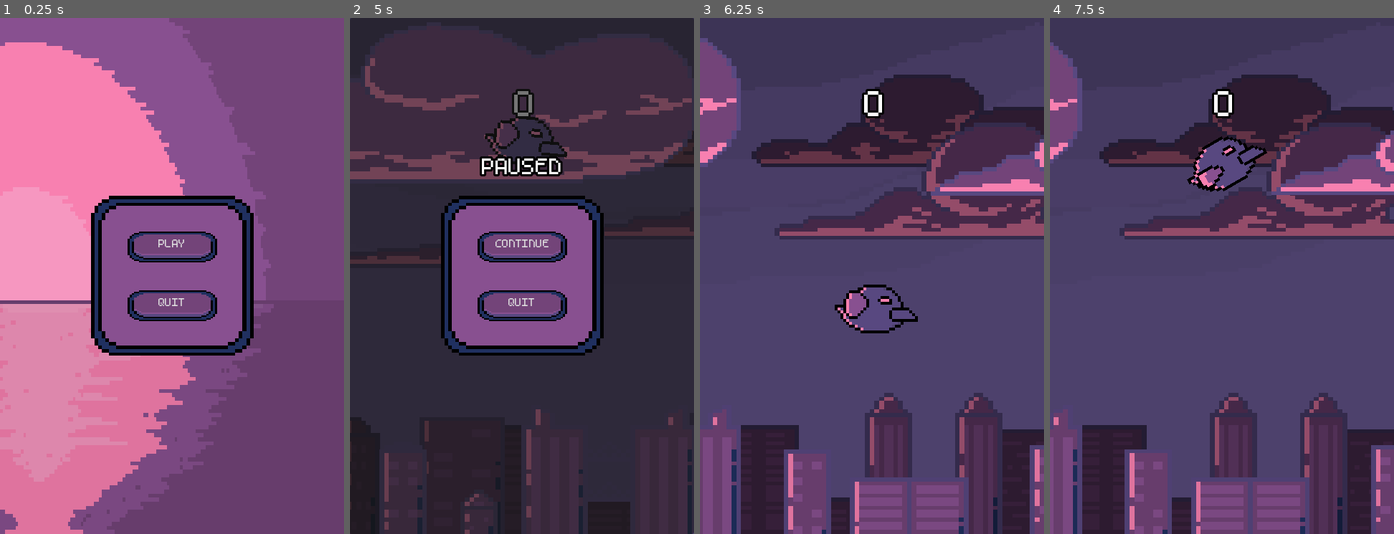
Above: before the commit, frames 1-4 (left to right).
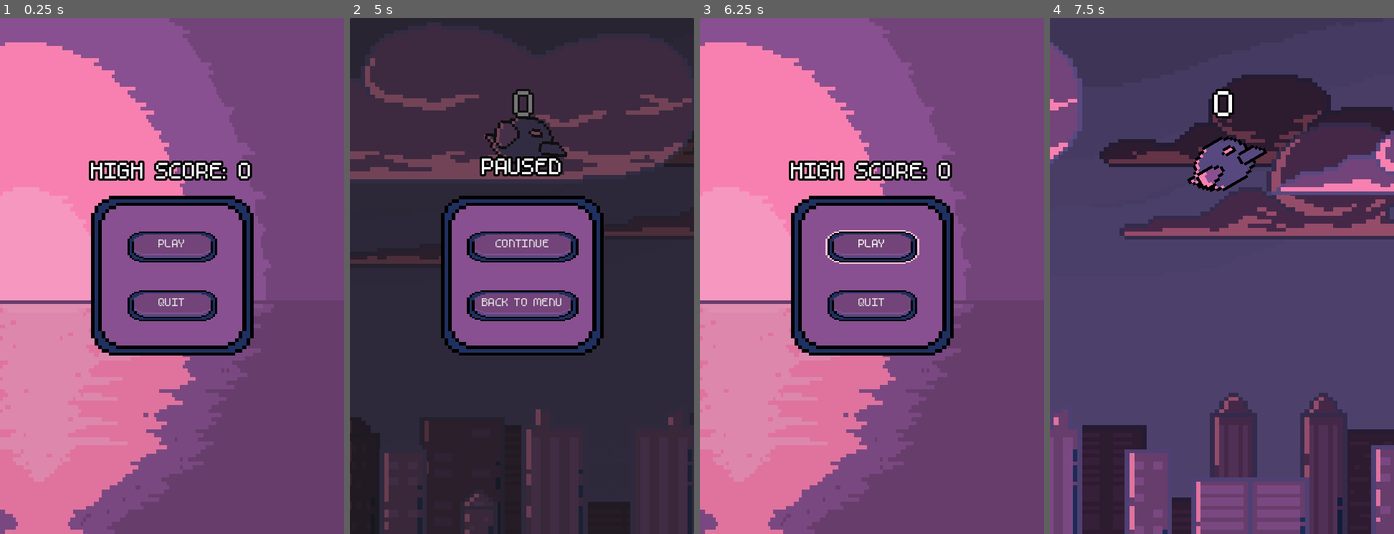
Above: after the commit, the same moments.

Repository: elensiel/Cozy-Bird
Game: Godot game, scene res://scene/main_menu.tscn
Two runs of this game, one before a commit and one after it. Both use one fixed random seed, a clock stepped at 60 frames per second and the inputs below. Sound files missing from this copy of the repository are replaced by a short silence.
Inputs:
- Up to frame 1 (0.25 s): no input
- Up to frame 2 (5 s): click "PLAY" at 0.5 s; hold Space (jump) 1.28-2.03 s; tap Space (jump) at 2.1, 2.27, 2.57, 3.6, 3.77, 4.07 s; hold Space (jump) 2.78-3.53 s; hold Space (jump) from 4.28 s (still down); tap Escape (pause) at 4.9 s
- Up to frame 3 (6.25 s): release Space (jump) at 5 s; click "QUIT" (after the commit: "BACK TO MENU") at 5 s; click "PLAY" at 5.75 s
- Up to frame 4 (7.5 s): tap Space (jump) at 6.6, 6.77, 7.07 s; hold Space (jump) from 7.28 s (still down)

The runs differ from the first frame. In frame 1, 1.5% of the frame differs, in the area x 25-74%, y 27-32%; in frame 2, 1.3%; in frame 3, 92%, in the area x 0-100%, y 0-100%; in frame 4, less than 0.1%.

Commit message:
sakit na wrist ko

Diff:
--- a/project.godot
+++ b/project.godot
@@ -18,6 +18,7 @@
 
 [autoload]
 
+DefaultBusLayout="*res://resource/default_bus_layout.tres"
 Menu="*res://resource/menu.tres"
 
 [display]
--- a/scene/game_loop.tscn
+++ b/scene/game_loop.tscn
@@ -11,8 +11,17 @@
 [ext_resource type="Script" path="res://script/player.gd" id="9_ejq5o"]
 [ext_resource type="Texture2D" uid="uid://c8pebhhjl0m0j" path="res://sprite/crow 64x64.png" id="10_wwn0w"]
 [ext_resource type="Script" path="res://script/pillar_spawn_machine.gd" id="11_p7cnv"]
+[ext_resource type="AudioStream" uid="uid://csnxfmchgeybm" path="res://audio/sfx/flaps/flap_1.wav" id="11_qn4a8"]
+[ext_resource type="AudioStream" uid="uid://bym75hppj0l40" path="res://audio/sfx/flaps/flap_2.wav" id="12_avuh0"]
 [ext_resource type="Script" path="res://script/game_manager.gd" id="12_rj5od"]
 [ext_resource type="Theme" uid="uid://bcihif0mi53lh" path="res://resource/menu.tres" id="12_vjlor"]
+[ext_resource type="AudioStream" uid="uid://iibsdurnoxyw" path="res://audio/sfx/flaps/flap_3.wav" id="13_wrvs0"]
+[ext_resource type="AudioStream" uid="uid://bydi118jjsq28" path="res://audio/sfx/flaps/flap_4.wav" id="14_3k6q4"]
+[ext_resource type="AudioStream" uid="uid://cjayu2decyges" path="res://audio/sfx/caws/caw_1.wav" id="15_yeqfo"]
+[ext_resource type="AudioStream" uid="uid://fiuxbp2as8e3" path="res://audio/sfx/caws/caw_2.wav" id="16_qkm3p"]
+[ext_resource type="AudioStream" uid="uid://c3hk3qt0ahfuq" path="res://audio/sfx/caws/caw_3.wav" id="17_6esw4"]
+[ext_resource type="AudioStream" uid="uid://crt8cfrutvpro" path="res://audio/sfx/caws/caw_4.wav" id="18_lg101"]
+[ext_resource type="AudioStream" uid="uid://di86ufhgfyljx" path="res://audio/sfx/caws/caw_5.wav" id="19_0t2d8"]
 
 [sub_resource type="GDScript" id="GDScript_4pash"]
 resource_name = "ParaBG"
@@ -25,9 +34,7 @@
 	scroll_offset.x -= 20.0 * delta
 "
 
-[sub_resource type="CapsuleShape2D" id="CapsuleShape2D_50no6"]
-radius = 31.0
-height = 92.0
+[sub_resource type="WorldBoundaryShape2D" id="WorldBoundaryShape2D_abmoc"]
 
 [sub_resource type="GDScript" id="GDScript_4fdoq"]
 resource_name = "walls"
@@ -40,7 +47,24 @@
 
 [sub_resource type="WorldBoundaryShape2D" id="WorldBoundaryShape2D_6wsfg"]
 
-[sub_resource type="WorldBoundaryShape2D" id="WorldBoundaryShape2D_abmoc"]
+[sub_resource type="CapsuleShape2D" id="CapsuleShape2D_50no6"]
+radius = 31.0
+height = 92.0
+
+[sub_resource type="AudioStreamRandomizer" id="AudioStreamRandomizer_rlhh8"]
+streams_count = 4
+stream_0/stream = ExtResource("11_qn4a8")
+stream_1/stream = ExtResource("12_avuh0")
+stream_2/stream = ExtResource("13_wrvs0")
+stream_3/stream = ExtResource("14_3k6q4")
+
+[sub_resource type="AudioStreamRandomizer" id="AudioStreamRandomizer_bpcsc"]
+streams_count = 5
+stream_0/stream = ExtResource("15_yeqfo")
+stream_1/stream = ExtResource("16_qkm3p")
+stream_2/stream = ExtResource("17_6esw4")
+stream_3/stream = ExtResource("18_lg101")
+stream_4/stream = ExtResource("19_0t2d8")
 
 [node name="GameLoop" type="Node"]
 process_mode = 3
@@ -66,6 +90,12 @@
 texture = ExtResource("2_4itqu")
 centered = false
 
+[node name="Main" type="Sprite2D" parent="ParallaxBackground/Back"]
+z_index = -51
+scale = Vector2(0.660985, 0.5625)
+texture = ExtResource("6_d8w1d")
+centered = false
+
 [node name="Middle" type="ParallaxLayer" parent="ParallaxBackground"]
 motion_scale = Vector2(0.4, 1)
 motion_mirroring = Vector2(1745, 2.08189e-12)
@@ -89,55 +119,17 @@
 texture = ExtResource("5_xbq0l")
 centered = false
 
-[node name="Main" type="Sprite2D" parent="ParallaxBackground/Front"]
-z_index = -51
-scale = Vector2(0.660985, 0.5625)
-texture = ExtResource("6_d8w1d")
-centered = false
-
 [node name="Clouds" type="Sprite2D" parent="ParallaxBackground/Front"]
 scale = Vector2(0.660985, 0.5625)
 texture = ExtResource("7_ff34c")
 centered = false
 
-[node name="Player" type="CharacterBody2D" parent="."]
-process_mode = 1
-top_level = true
-position = Vector2(240, 408)
-collision_mask = 14
-script = ExtResource("9_ejq5o")
-
-[node name="Sprite2D" type="Sprite2D" parent="Player"]
-scale = Vector2(0.4, 0.4)
-texture = ExtResource("10_wwn0w")
-hframes = 2
-
-[node name="CollisionShape2D" type="CollisionShape2D" parent="Player"]
-position = Vector2(3, -2)
-rotation = 1.5708
-shape = SubResource("CapsuleShape2D_50no6")
-
-[node name="Walls" type="Area2D" parent="."]
-process_mode = 1
-collision_layer = 8
-input_pickable = false
-monitorable = false
-script = SubResource("GDScript_4fdoq")
-
-[node name="CollisionShape2D" type="CollisionShape2D" parent="Walls"]
-rotation = 3.14159
-shape = SubResource("WorldBoundaryShape2D_6wsfg")
-
-[node name="CollisionShape2D2" type="CollisionShape2D" parent="Walls"]
-position = Vector2(0, 720)
-shape = SubResource("WorldBoundaryShape2D_6wsfg")
-
 [node name="PillarSpawnMachine" type="Node" parent="."]
 process_mode = 1
 script = ExtResource("11_p7cnv")
 
 [node name="Timer" type="Timer" parent="PillarSpawnMachine"]
-wait_time = 3.5
+wait_time = 3.25
 autostart = true
 
 [node name="Despawn" type="Area2D" parent="PillarSpawnMachine"]
@@ -149,6 +141,46 @@
 [node name="CollisionShape2D" type="CollisionShape2D" parent="PillarSpawnMachine/Despawn"]
 rotation = 1.5708
 shape = SubResource("WorldBoundaryShape2D_abmoc")
+
+[node name="Walls" type="Area2D" parent="."]
+process_mode = 1
+collision_layer = 8
+input_pickable = false
+monitorable = false
+script = SubResource("GDScript_4fdoq")
+
+[node name="CollisionShape2D" type="CollisionShape2D" parent="Walls"]
+rotation = 3.14159
+shape = SubResource("WorldBoundaryShape2D_6wsfg")
+
+[node name="CollisionShape2D2" type="CollisionShape2D" parent="Walls"]
+position = Vector2(0, 720)
+shape = SubResource("WorldBoundaryShape2D_6wsfg")
+
+[node name="Player" type="CharacterBody2D" parent="."]
+process_mode = 1
+top_level = true
+position = Vector2(240, 408)
+collision_mask = 14
+script = ExtResource("9_ejq5o")
+
+[node name="Sprite2D" type="Sprite2D" parent="Player"]
+scale = Vector2(0.4, 0.4)
+texture = ExtResource("10_wwn0w")
+hframes = 2
+
+[node name="CollisionShape2D" type="CollisionShape2D" parent="Player"]
+position = Vector2(3, -2)
+rotation = 1.5708
+shape = SubResource("CapsuleShape2D_50no6")
+
+[node name="Flap" type="AudioStreamPlayer2D" parent="Player"]
+stream = SubResource("AudioStreamRandomizer_rlhh8")
+bus = &"Flap"
+
+[node name="Caw" type="AudioStreamPlayer2D" parent="Player"]
+stream = SubResource("AudioStreamRandomizer_bpcsc")
+bus = &"Caw"
 
 [node name="GameManager" type="Node" parent="."]
 process_mode = 1
@@ -168,10 +200,10 @@
 
 [node name="DeathTimer" type="Timer" parent="."]
 process_mode = 1
-wait_time = 3.0
+wait_time = 2.0
 one_shot = true
 
-[connection signal="body_entered" from="Walls" to="Walls" method="_on_body_entered"]
 [connection signal="timeout" from="PillarSpawnMachine/Timer" to="PillarSpawnMachine" method="_on_timer_timeout"]
 [connection signal="area_entered" from="PillarSpawnMachine/Despawn" to="PillarSpawnMachine" method="_on_despawn_area_entered"]
+[connection signal="body_entered" from="Walls" to="Walls" method="_on_body_entered"]
 [connection signal="timeout" from="DeathTimer" to="GameManager" method="_on_death_timer_timeout"]
--- a/scene/main_menu.tscn
+++ b/scene/main_menu.tscn
@@ -1,8 +1,9 @@
-[gd_scene load_steps=4 format=3 uid="uid://dlx1yfg21pbve"]
+[gd_scene load_steps=5 format=3 uid="uid://dlx1yfg21pbve"]
 
 [ext_resource type="Texture2D" uid="uid://b6jklhaxnjwcm" path="res://sprite/menu bg.png" id="1_3n8pn"]
 [ext_resource type="Script" path="res://script/main_menu.gd" id="1_76leo"]
 [ext_resource type="Theme" uid="uid://bcihif0mi53lh" path="res://resource/menu.tres" id="2_xwpse"]
+[ext_resource type="AudioStream" uid="uid://3xra2sxxu5o" path="res://audio/sfx/button_press.wav" id="4_nxbtr"]
 
 [node name="MainMenu" type="Node"]
 script = ExtResource("1_76leo")
@@ -38,5 +39,20 @@
 layout_mode = 2
 text = "QUIT"
 
+[node name="Label" type="Label" parent="."]
+offset_top = 146.0
+offset_right = 480.0
+offset_bottom = 275.0
+theme = ExtResource("2_xwpse")
+theme_override_font_sizes/font_size = 50
+text = "HIGH SCORE: 0"
+horizontal_alignment = 1
+vertical_alignment = 1
+autowrap_mode = 2
+
+[node name="AudioStreamPlayer2D" type="AudioStreamPlayer2D" parent="."]
+stream = ExtResource("4_nxbtr")
+bus = &"Button Press"
+
 [connection signal="pressed" from="PanelContainer/MarginContainer/VBoxContainer/Play" to="." method="_on_play_pressed"]
 [connection signal="pressed" from="PanelContainer/MarginContainer/VBoxContainer/Quit" to="." method="_on_quit_pressed"]
--- a/scene/pause_panel.tscn
+++ b/scene/pause_panel.tscn
@@ -1,15 +1,22 @@
-[gd_scene load_steps=3 format=3 uid="uid://pnq6fwn7udn6"]
+[gd_scene load_steps=4 format=3 uid="uid://pnq6fwn7udn6"]
 
 [ext_resource type="Theme" uid="uid://bcihif0mi53lh" path="res://resource/menu.tres" id="1_vhddf"]
+[ext_resource type="AudioStream" uid="uid://3xra2sxxu5o" path="res://audio/sfx/button_press.wav" id="2_o7bgd"]
 
 [sub_resource type="GDScript" id="GDScript_u4dh4"]
 resource_name = "PausePanel"
 script/source = "extends Node
 
+@onready var audio: AudioStreamPlayer2D = $AudioStreamPlayer2D
+
 func _on_continue_pressed() -> void:
+	audio.play()
+	await audio.finished
 	get_parent().set_state(GameStateMachine.GameState.RUNNING)
 
 func _on_quit_pressed() -> void:
+	audio.play()
+	await audio.finished
 	get_tree().change_scene_to_file(\"res://scene/main_menu.tscn\")
 "
 
@@ -29,8 +36,8 @@
 
 [node name="MarginContainer" type="MarginContainer" parent="PanelContainer"]
 layout_mode = 2
-theme_override_constants/margin_left = 50
-theme_override_constants/margin_right = 50
+theme_override_constants/margin_left = 25
+theme_override_constants/margin_right = 25
 
 [node name="VBoxContainer" type="VBoxContainer" parent="PanelContainer/MarginContainer"]
 layout_mode = 2
@@ -43,7 +50,7 @@
 
 [node name="Quit" type="Button" parent="PanelContainer/MarginContainer/VBoxContainer"]
 layout_mode = 2
-text = "QUIT"
+text = "BACK TO MENU"
 
 [node name="Label" type="Label" parent="."]
 offset_left = 127.0
@@ -57,5 +64,9 @@
 vertical_alignment = 1
 autowrap_mode = 2
 
+[node name="AudioStreamPlayer2D" type="AudioStreamPlayer2D" parent="."]
+stream = ExtResource("2_o7bgd")
+bus = &"Button Press"
+
 [connection signal="pressed" from="PanelContainer/MarginContainer/VBoxContainer/Continue" to="." method="_on_continue_pressed"]
 [connection signal="pressed" from="PanelContainer/MarginContainer/VBoxContainer/Quit" to="." method="_on_quit_pressed"]
--- a/scene/pillar.tscn
+++ b/scene/pillar.tscn
@@ -1,16 +1,20 @@
-[gd_scene load_steps=6 format=3 uid="uid://cug3hcoxv8hxn"]
+[gd_scene load_steps=8 format=3 uid="uid://cug3hcoxv8hxn"]
 
 [ext_resource type="Texture2D" uid="uid://dyjqclwjqwtpj" path="res://sprite/pillar.png" id="1_o4pqh"]
 [ext_resource type="Script" path="res://script/pillar.gd" id="1_oxuv4"]
+[ext_resource type="AudioStream" uid="uid://bprtrquhyuxlc" path="res://audio/sfx/score.wav" id="3_kldsu"]
 
-[sub_resource type="RectangleShape2D" id="RectangleShape2D_naant"]
-size = Vector2(512, 71.9999)
+[sub_resource type="WorldBoundaryShape2D" id="WorldBoundaryShape2D_vkmr6"]
 
 [sub_resource type="RectangleShape2D" id="RectangleShape2D_etfxw"]
 size = Vector2(370, 1250)
 
 [sub_resource type="RectangleShape2D" id="RectangleShape2D_k2dl1"]
 size = Vector2(470, 170)
+
+[sub_resource type="AudioStreamRandomizer" id="AudioStreamRandomizer_trych"]
+streams_count = 1
+stream_0/stream = ExtResource("3_kldsu")
 
 [node name="Pillar" type="Area2D"]
 position = Vector2(0, 1)
@@ -32,9 +36,9 @@
 flip_v = true
 
 [node name="Score" type="CollisionShape2D" parent="."]
-position = Vector2(-35.9999, 20)
+position = Vector2(76.0001, 0)
 rotation = -1.5708
-shape = SubResource("RectangleShape2D_naant")
+shape = SubResource("WorldBoundaryShape2D_vkmr6")
 
 [node name="Kill" type="Area2D" parent="."]
 collision_layer = 2
@@ -62,5 +66,10 @@
 scale = Vector2(0.3, 0.4)
 shape = SubResource("RectangleShape2D_k2dl1")
 
-[connection signal="body_exited" from="." to="." method="_on_body_exited"]
+[node name="AudioStreamPlayer2D" type="AudioStreamPlayer2D" parent="."]
+stream = SubResource("AudioStreamRandomizer_trych")
+pitch_scale = 1.2
+bus = &"Score"
+
+[connection signal="body_entered" from="." to="." method="_on_body_entered"]
 [connection signal="body_entered" from="Kill" to="." method="_on_kill_body_entered"]
--- a/scene/retry_panel.tscn
+++ b/scene/retry_panel.tscn
@@ -1,12 +1,14 @@
-[gd_scene load_steps=3 format=3 uid="uid://dqugdw0t852hf"]
+[gd_scene load_steps=4 format=3 uid="uid://dqugdw0t852hf"]
 
 [ext_resource type="Theme" uid="uid://bcihif0mi53lh" path="res://resource/menu.tres" id="1_epxu4"]
+[ext_resource type="AudioStream" uid="uid://3xra2sxxu5o" path="res://audio/sfx/button_press.wav" id="2_hsjct"]
 
 [sub_resource type="GDScript" id="GDScript_kkbd0"]
 resource_name = "Retry"
 script/source = "extends Node
 
 @onready var gm = get_parent() as GameManager
+@onready var audio: AudioStreamPlayer2D = $AudioStreamPlayer2D
 
 func _ready() -> void:
 	get_tree().paused = true
@@ -16,10 +18,14 @@
 		$Label2.visible = true
 
 func _on_retry_pressed() -> void:
+	audio.play()
+	await audio.finished
 	get_parent().get_parent().set_state(GameStateMachine.GameState.PAUSED)
 	get_tree().reload_current_scene()
 
 func _on_back_pressed() -> void:
+	audio.play()
+	await audio.finished
 	get_tree().paused = false
 	get_tree().change_scene_to_file(\"res://scene/main_menu.tscn\")
 "
@@ -29,10 +35,12 @@
 script = SubResource("GDScript_kkbd0")
 
 [node name="Panel" type="Panel" parent="."]
+z_index = 1
 offset_right = 480.0
 offset_bottom = 720.0
 
 [node name="PanelContainer" type="PanelContainer" parent="."]
+z_index = 3
 offset_left = 127.0
 offset_top = 248.0
 offset_right = 354.0
@@ -82,5 +90,9 @@
 vertical_alignment = 1
 autowrap_mode = 2
 
+[node name="AudioStreamPlayer2D" type="AudioStreamPlayer2D" parent="."]
+stream = ExtResource("2_hsjct")
+bus = &"Button Press"
+
 [connection signal="pressed" from="PanelContainer/MarginContainer/VBoxContainer/Retry" to="." method="_on_retry_pressed"]
 [connection signal="pressed" from="PanelContainer/MarginContainer/VBoxContainer/Back" to="." method="_on_back_pressed"]
--- a/script/game_state_machine.gd
+++ b/script/game_state_machine.gd
@@ -7,7 +7,7 @@
 @onready var game_manager: GameManager = $GameManager
 @onready var parallax: ParallaxBackground = $ParallaxBackground
 @onready var pause_panel: PackedScene = preload("res://scene/pause_panel.tscn")
-@onready var player: CharacterBody2D = $Player
+@onready var player: CharacterBody2D = $Player as Player
 @onready var timer: Timer = $PillarSpawnMachine/Timer
 
 
@@ -16,6 +16,7 @@
 var current_state: GameState
 var pause_panel_temp: Node
 var start: bool = false
+var jumped: bool = false
 
 
 ## FUNCTIONS
@@ -63,5 +64,9 @@
 			timer.set_paused(false) # run timer
 		GameState.DEAD:
 			player.set_process_input(false) # pause player input
+			if not jumped:
+				jumped = true
+				player.jump()
+
 			game_manager.save_high_score()
-			death_timer.start() # start death timer
+			death_timer.start()
--- a/script/main_menu.gd
+++ b/script/main_menu.gd
@@ -1,9 +1,30 @@
 extends Node
 
 var game_loop: PackedScene = preload("res://scene/game_loop.tscn")
+@onready var audio: AudioStreamPlayer2D = $AudioStreamPlayer2D
+
+func _ready() -> void:
+	$Label.text = "HIGH SCORE: " + str(_load_score())
+
+func _load_score() -> int:
+	var DIR: String = OS.get_user_data_dir() + "/save/"
+
+	if not DirAccess.dir_exists_absolute(DIR):
+		# creates directory
+		DirAccess.make_dir_absolute(DIR)
+
+		# creates save file and store 0 to prevent null error
+		FileAccess.open(DIR + "score.bin", FileAccess.WRITE).store_16(0)
+		return 0
+
+	return FileAccess.open(DIR + "score.bin", FileAccess.READ).get_16()
 
 func _on_play_pressed() -> void:
+	audio.play()
+	await audio.finished
 	get_tree().change_scene_to_packed(game_loop)
 
 func _on_quit_pressed() -> void:
+	audio.play()
+	await audio.finished
 	get_tree().quit()
--- a/script/pillar.gd
+++ b/script/pillar.gd
@@ -2,16 +2,18 @@
 
 @onready var main := get_parent().get_parent() as GameStateMachine
 @onready var gm := main.get_node("GameManager") as GameManager
+@onready var audio: AudioStreamPlayer2D = $AudioStreamPlayer2D
 
 func _physics_process(delta: float) -> void:
 	if main.current_state == GameStateMachine.GameState.RUNNING:
-		position.x -= 100 * delta
+		position.x -= 125 * delta
 
 ## KILL
 func _on_kill_body_entered(body: Node2D) -> void:
 	main.set_state(GameStateMachine.GameState.DEAD)
 
 ## SCORE
-func _on_body_exited(body: Node2D) -> void:
+func _on_body_entered(body: Node2D) -> void:
 	if main.current_state == GameStateMachine.GameState.RUNNING:
 		gm.inc_score()
+		audio.play()
--- a/script/pillar_spawn_machine.gd
+++ b/script/pillar_spawn_machine.gd
@@ -19,4 +19,3 @@
 
 func _on_despawn_area_entered(area: Area2D) -> void:
 	area.get_parent().queue_free()
-	print("freed")
--- a/script/player.gd
+++ b/script/player.gd
@@ -1,18 +1,31 @@
 extends CharacterBody2D
+class_name Player
 
+
+## REFERENCES
+@onready var caw: AudioStreamPlayer2D = $Caw
+@onready var flap: AudioStreamPlayer2D = $Flap
 @onready var main: Node = owner as GameStateMachine
 @onready var sprite: Sprite2D = $Sprite2D
 
+
+## VARIABLES
 const JUMP_VELOCITY := -350.0
 var gravity = ProjectSettings.get_setting("physics/2d/default_gravity")
-var fall_speed: int = 500
+var fall_speed: int = 1000
 var rotation_speed: float = 0.04
 
+
+## FUNCTIONS
+## processes
 func _input(event: InputEvent) -> void:
 	if event.is_action_pressed("jump"):
 		if main.current_state == GameStateMachine.GameState.PAUSED:
 			main.set_state(GameStateMachine.GameState.RUNNING)
-		_jump()
+		jump()
+		flap.play()
+		if randi_range(0, 10) <= 3:
+			caw.play()
 	elif event.is_action_pressed("pause"):
 		match main.current_state:
 			GameStateMachine.GameState.RUNNING:
@@ -34,7 +47,8 @@
 
 	move_and_collide(velocity * delta)
 
-func _jump() -> void:
+## customs
+func jump() -> void:
 	velocity.y = JUMP_VELOCITY
 	rotation = deg_to_rad(-30)
 	sprite.frame = 1
Renamed: audio/default_bus_layout.tres -> resource/default_bus_layout.tres
Not shown: 1 places in scene/game_loop.tscn that only renumber resources
